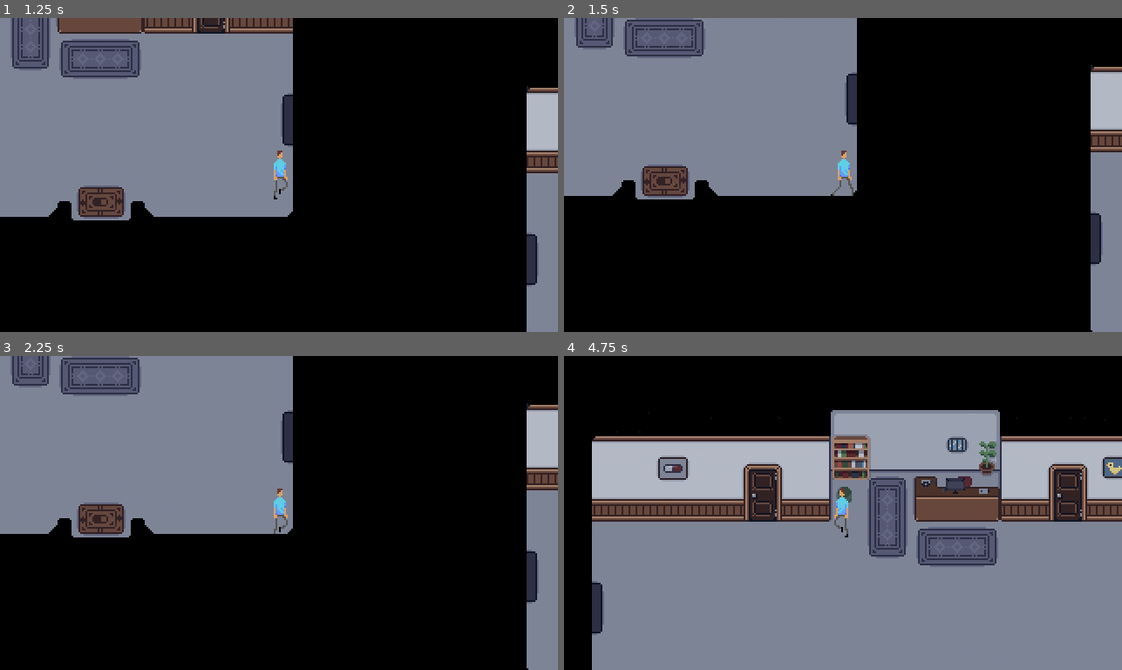
Above: before the commit, frames 1-4 (two rows, left to right).
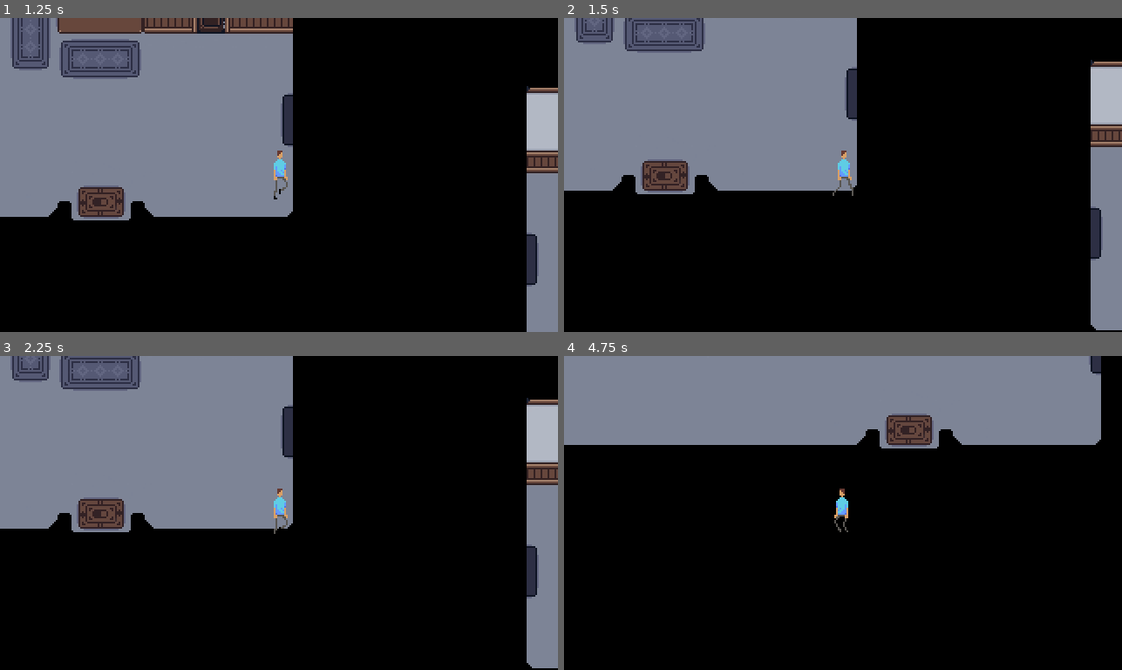
Above: after the commit, the same moments.

Repository: p2lK/Game_Jam
Game: Godot game, scene res://scenes/main.tscn
The game is run twice, just before and just after one commit, with the same random seed, the same clock (stepped at 60 frames per second) and the same inputs.
Inputs:
- Up to frame 1 (1.25 s): tap Enter at 0.5 s; hold D (right) from 0.53 s (still down); tap E (interact) at 0.6 s
- Up to frame 2 (1.5 s): release D (right) at 1.28 s; hold S (down) from 1.28 s (still down); tap E (interact) at 1.35 s
- Up to frame 3 (2.25 s): tap Space at 2 s; release S (down) at 2.03 s; hold D (right) from 2.03 s (still down); tap E (interact) at 2.1 s
- Up to frame 4 (4.75 s): tap Enter at 2.75 s; release D (right) at 2.78 s; hold W (up) 2.78-3.53 s; tap E (interact) at 2.85, 3.6, 4.35 s; hold Left (left) from 3.53 s (still down)

Frame 1 is identical in both runs. In frame 2, 3.0% of the frame differs, in the area x 0-100%, y 0-100%; in frame 3, 3.0%; in frame 4, 95%.

Commit message:
so teleporter und collision im garten dies das

Diff:
--- a/Scenes/main.tscn
+++ b/Scenes/main.tscn
@@ -77,10 +77,10 @@
 size = Vector2(49, 13)
 
 [sub_resource type="SegmentShape2D" id="SegmentShape2D_kogmo"]
-b = Vector2(0, 150)
+b = Vector2(0, 151)
 
 [sub_resource type="SegmentShape2D" id="SegmentShape2D_1spqg"]
-b = Vector2(315, -3)
+b = Vector2(320, 0)
 
 [sub_resource type="SegmentShape2D" id="SegmentShape2D_gy7jd"]
 a = Vector2(0, -1)
@@ -104,12 +104,13 @@
 [sub_resource type="RectangleShape2D" id="RectangleShape2D_uhyh1"]
 size = Vector2(148, 35)
 
-[sub_resource type="RectangleShape2D" id="RectangleShape2D_i2wkk"]
-size = Vector2(38, 43.5)
+[sub_resource type="SegmentShape2D" id="SegmentShape2D_nk335"]
+a = Vector2(366, 101)
+b = Vector2(47, 101)
 
 [node name="main" type="Node2D"]
-metadata/_edit_horizontal_guides_ = [30.0]
-metadata/_edit_vertical_guides_ = [260.0, 390.0, 135.0, -246.0]
+metadata/_edit_horizontal_guides_ = [33.0, 311.0, 75.0, -48.0]
+metadata/_edit_vertical_guides_ = [260.0, 547.0, 88.0, -246.0, 716.0, 865.0]
 
 [node name="gameplay" type="Node2D" parent="."]
 script = ExtResource("1_kjmec")
@@ -147,34 +148,34 @@
 
 [node name="camera" type="Camera2D" parent="gameplay/player"]
 
-[node name="StaticBody2D" type="StaticBody2D" parent="gameplay"]
-
-[node name="CollisionShape2D" type="CollisionShape2D" parent="gameplay/StaticBody2D"]
+[node name="Corridor1_collision" type="StaticBody2D" parent="gameplay"]
+
+[node name="CollisionShape2D" type="CollisionShape2D" parent="gameplay/Corridor1_collision"]
 position = Vector2(-142.5, -126.5)
 shape = SubResource("RectangleShape2D_x2f14")
 
-[node name="CollisionShape2D2" type="CollisionShape2D" parent="gameplay/StaticBody2D"]
+[node name="CollisionShape2D2" type="CollisionShape2D" parent="gameplay/Corridor1_collision"]
 position = Vector2(-25.5, -147)
 shape = SubResource("RectangleShape2D_grl1w")
 
-[node name="CollisionShape2D3" type="CollisionShape2D" parent="gameplay/StaticBody2D"]
+[node name="CollisionShape2D3" type="CollisionShape2D" parent="gameplay/Corridor1_collision"]
 position = Vector2(66, -127)
 shape = SubResource("RectangleShape2D_fpt6f")
 
-[node name="CollisionShape2D4" type="CollisionShape2D" parent="gameplay/StaticBody2D"]
+[node name="CollisionShape2D4" type="CollisionShape2D" parent="gameplay/Corridor1_collision"]
 position = Vector2(-1.5, -115.5)
 shape = SubResource("RectangleShape2D_4h8jv")
 
-[node name="CollisionShape2D5" type="CollisionShape2D" parent="gameplay/StaticBody2D"]
+[node name="CollisionShape2D5" type="CollisionShape2D" parent="gameplay/Corridor1_collision"]
 position = Vector2(-210, -144)
 shape = SubResource("SegmentShape2D_kogmo")
 
-[node name="CollisionShape2D6" type="CollisionShape2D" parent="gameplay/StaticBody2D"]
+[node name="CollisionShape2D6" type="CollisionShape2D" parent="gameplay/Corridor1_collision"]
 position = Vector2(108, -143)
 shape = SubResource("SegmentShape2D_kogmo")
 
-[node name="CollisionShape2D7" type="CollisionShape2D" parent="gameplay/StaticBody2D"]
-position = Vector2(-209, 8)
+[node name="CollisionShape2D7" type="CollisionShape2D" parent="gameplay/Corridor1_collision"]
+position = Vector2(-211, 8)
 shape = SubResource("SegmentShape2D_1spqg")
 
 [node name="Corridor2_collision" type="StaticBody2D" parent="gameplay"]
@@ -236,28 +237,46 @@
 
 [node name="Garden_collision" type="StaticBody2D" parent="gameplay"]
 
+[node name="CollisionPolygon2D" type="CollisionPolygon2D" parent="gameplay/Garden_collision"]
+position = Vector2(805, 295)
+polygon = PackedVector2Array(81, 27, 69, 32, 53, 32, 40, 25, 43, -12, 55, -13, 62, -4, 66, -13, 79, -13)
+
 [node name="CollisionShape2D" type="CollisionShape2D" parent="gameplay/Garden_collision"]
-position = Vector2(865, 303.25)
-shape = SubResource("RectangleShape2D_i2wkk")
+position = Vector2(658, 117)
+shape = SubResource("SegmentShape2D_nk335")
+
+[node name="CollisionShape2D2" type="CollisionShape2D" parent="gameplay/Garden_collision"]
+position = Vector2(658, 287)
+shape = SubResource("SegmentShape2D_nk335")
 
 [node name="teleporters" type="Node2D" parent="gameplay"]
 
-[node name="teleporter" parent="gameplay/teleporters" instance=ExtResource("5_nhd1s")]
+[node name="cor1-cor2" parent="gameplay/teleporters" instance=ExtResource("5_nhd1s")]
+position = Vector2(105, -46.75)
+scale = Vector2(0.25, 0.921875)
+target_position = Vector2(260, 33)
+
+[node name="cor2-cor1" parent="gameplay/teleporters" instance=ExtResource("5_nhd1s")]
+position = Vector2(246, 33.5)
+scale = Vector2(0.187499, 0.90625)
+target_position = Vector2(88, 48)
+
+[node name="cor2-cor3" parent="gameplay/teleporters" instance=ExtResource("5_nhd1s")]
 position = Vector2(560, 33.5)
 scale = Vector2(0.1875, 0.90625)
-target_position = Vector2(390, 30)
-
-[node name="teleporter2" parent="gameplay/teleporters" instance=ExtResource("5_nhd1s")]
+target_position = Vector2(720, 31)
+
+[node name="cor3-cor2" parent="gameplay/teleporters" instance=ExtResource("5_nhd1s")]
 position = Vector2(708, 31.5)
 scale = Vector2(0.1875, 0.90625)
-target_position = Vector2(135, 30)
-
-[node name="teleporter3" parent="gameplay/teleporters" instance=ExtResource("5_nhd1s")]
-position = Vector2(824, 3)
-scale = Vector2(0.1875, 0.40625)
-target_position = Vector2(10, 0)
-
-[node name="teleporter4" parent="gameplay/teleporters" instance=ExtResource("5_nhd1s")]
+target_position = Vector2(547, 33)
+
+[node name="cor3-garden" parent="gameplay/teleporters" instance=ExtResource("5_nhd1s")]
 position = Vector2(864.75, 87)
 scale = Vector2(0.921875, 0.171875)
-target_position = Vector2(950, 0)
+target_position = Vector2(716, 311)
+
+[node name="garden-cor3" parent="gameplay/teleporters" instance=ExtResource("5_nhd1s")]
+position = Vector2(707.125, 311.75)
+scale = Vector2(0.117188, 0.390625)
+target_position = Vector2(865, 75)
--- a/scenes/main.tscn
+++ b/scenes/main.tscn
@@ -77,10 +77,10 @@
 size = Vector2(49, 13)
 
 [sub_resource type="SegmentShape2D" id="SegmentShape2D_kogmo"]
-b = Vector2(0, 150)
+b = Vector2(0, 151)
 
 [sub_resource type="SegmentShape2D" id="SegmentShape2D_1spqg"]
-b = Vector2(315, -3)
+b = Vector2(320, 0)
 
 [sub_resource type="SegmentShape2D" id="SegmentShape2D_gy7jd"]
 a = Vector2(0, -1)
@@ -104,12 +104,13 @@
 [sub_resource type="RectangleShape2D" id="RectangleShape2D_uhyh1"]
 size = Vector2(148, 35)
 
-[sub_resource type="RectangleShape2D" id="RectangleShape2D_i2wkk"]
-size = Vector2(38, 43.5)
+[sub_resource type="SegmentShape2D" id="SegmentShape2D_nk335"]
+a = Vector2(366, 101)
+b = Vector2(47, 101)
 
 [node name="main" type="Node2D"]
-metadata/_edit_horizontal_guides_ = [30.0]
-metadata/_edit_vertical_guides_ = [260.0, 390.0, 135.0, -246.0]
+metadata/_edit_horizontal_guides_ = [33.0, 311.0, 75.0, -48.0]
+metadata/_edit_vertical_guides_ = [260.0, 547.0, 88.0, -246.0, 716.0, 865.0]
 
 [node name="gameplay" type="Node2D" parent="."]
 script = ExtResource("1_kjmec")
@@ -147,34 +148,34 @@
 
 [node name="camera" type="Camera2D" parent="gameplay/player"]
 
-[node name="StaticBody2D" type="StaticBody2D" parent="gameplay"]
-
-[node name="CollisionShape2D" type="CollisionShape2D" parent="gameplay/StaticBody2D"]
+[node name="Corridor1_collision" type="StaticBody2D" parent="gameplay"]
+
+[node name="CollisionShape2D" type="CollisionShape2D" parent="gameplay/Corridor1_collision"]
 position = Vector2(-142.5, -126.5)
 shape = SubResource("RectangleShape2D_x2f14")
 
-[node name="CollisionShape2D2" type="CollisionShape2D" parent="gameplay/StaticBody2D"]
+[node name="CollisionShape2D2" type="CollisionShape2D" parent="gameplay/Corridor1_collision"]
 position = Vector2(-25.5, -147)
 shape = SubResource("RectangleShape2D_grl1w")
 
-[node name="CollisionShape2D3" type="CollisionShape2D" parent="gameplay/StaticBody2D"]
+[node name="CollisionShape2D3" type="CollisionShape2D" parent="gameplay/Corridor1_collision"]
 position = Vector2(66, -127)
 shape = SubResource("RectangleShape2D_fpt6f")
 
-[node name="CollisionShape2D4" type="CollisionShape2D" parent="gameplay/StaticBody2D"]
+[node name="CollisionShape2D4" type="CollisionShape2D" parent="gameplay/Corridor1_collision"]
 position = Vector2(-1.5, -115.5)
 shape = SubResource("RectangleShape2D_4h8jv")
 
-[node name="CollisionShape2D5" type="CollisionShape2D" parent="gameplay/StaticBody2D"]
+[node name="CollisionShape2D5" type="CollisionShape2D" parent="gameplay/Corridor1_collision"]
 position = Vector2(-210, -144)
 shape = SubResource("SegmentShape2D_kogmo")
 
-[node name="CollisionShape2D6" type="CollisionShape2D" parent="gameplay/StaticBody2D"]
+[node name="CollisionShape2D6" type="CollisionShape2D" parent="gameplay/Corridor1_collision"]
 position = Vector2(108, -143)
 shape = SubResource("SegmentShape2D_kogmo")
 
-[node name="CollisionShape2D7" type="CollisionShape2D" parent="gameplay/StaticBody2D"]
-position = Vector2(-209, 8)
+[node name="CollisionShape2D7" type="CollisionShape2D" parent="gameplay/Corridor1_collision"]
+position = Vector2(-211, 8)
 shape = SubResource("SegmentShape2D_1spqg")
 
 [node name="Corridor2_collision" type="StaticBody2D" parent="gameplay"]
@@ -236,28 +237,46 @@
 
 [node name="Garden_collision" type="StaticBody2D" parent="gameplay"]
 
+[node name="CollisionPolygon2D" type="CollisionPolygon2D" parent="gameplay/Garden_collision"]
+position = Vector2(805, 295)
+polygon = PackedVector2Array(81, 27, 69, 32, 53, 32, 40, 25, 43, -12, 55, -13, 62, -4, 66, -13, 79, -13)
+
 [node name="CollisionShape2D" type="CollisionShape2D" parent="gameplay/Garden_collision"]
-position = Vector2(865, 303.25)
-shape = SubResource("RectangleShape2D_i2wkk")
+position = Vector2(658, 117)
+shape = SubResource("SegmentShape2D_nk335")
+
+[node name="CollisionShape2D2" type="CollisionShape2D" parent="gameplay/Garden_collision"]
+position = Vector2(658, 287)
+shape = SubResource("SegmentShape2D_nk335")
 
 [node name="teleporters" type="Node2D" parent="gameplay"]
 
-[node name="teleporter" parent="gameplay/teleporters" instance=ExtResource("5_nhd1s")]
+[node name="cor1-cor2" parent="gameplay/teleporters" instance=ExtResource("5_nhd1s")]
+position = Vector2(105, -46.75)
+scale = Vector2(0.25, 0.921875)
+target_position = Vector2(260, 33)
+
+[node name="cor2-cor1" parent="gameplay/teleporters" instance=ExtResource("5_nhd1s")]
+position = Vector2(246, 33.5)
+scale = Vector2(0.187499, 0.90625)
+target_position = Vector2(88, 48)
+
+[node name="cor2-cor3" parent="gameplay/teleporters" instance=ExtResource("5_nhd1s")]
 position = Vector2(560, 33.5)
 scale = Vector2(0.1875, 0.90625)
-target_position = Vector2(390, 30)
-
-[node name="teleporter2" parent="gameplay/teleporters" instance=ExtResource("5_nhd1s")]
+target_position = Vector2(720, 31)
+
+[node name="cor3-cor2" parent="gameplay/teleporters" instance=ExtResource("5_nhd1s")]
 position = Vector2(708, 31.5)
 scale = Vector2(0.1875, 0.90625)
-target_position = Vector2(135, 30)
-
-[node name="teleporter3" parent="gameplay/teleporters" instance=ExtResource("5_nhd1s")]
-position = Vector2(824, 3)
-scale = Vector2(0.1875, 0.40625)
-target_position = Vector2(10, 0)
-
-[node name="teleporter4" parent="gameplay/teleporters" instance=ExtResource("5_nhd1s")]
+target_position = Vector2(547, 33)
+
+[node name="cor3-garden" parent="gameplay/teleporters" instance=ExtResource("5_nhd1s")]
 position = Vector2(864.75, 87)
 scale = Vector2(0.921875, 0.171875)
-target_position = Vector2(950, 0)
+target_position = Vector2(716, 311)
+
+[node name="garden-cor3" parent="gameplay/teleporters" instance=ExtResource("5_nhd1s")]
+position = Vector2(707.125, 311.75)
+scale = Vector2(0.117188, 0.390625)
+target_position = Vector2(865, 75)
